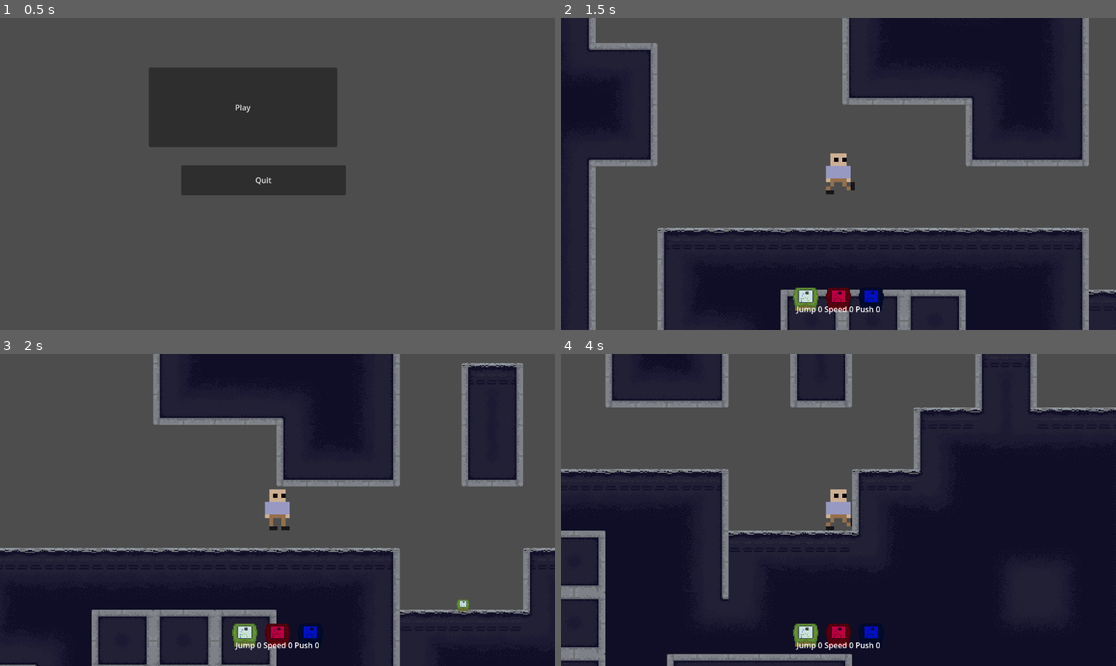
Above: before the commit, frames 1-4 (two rows, left to right).
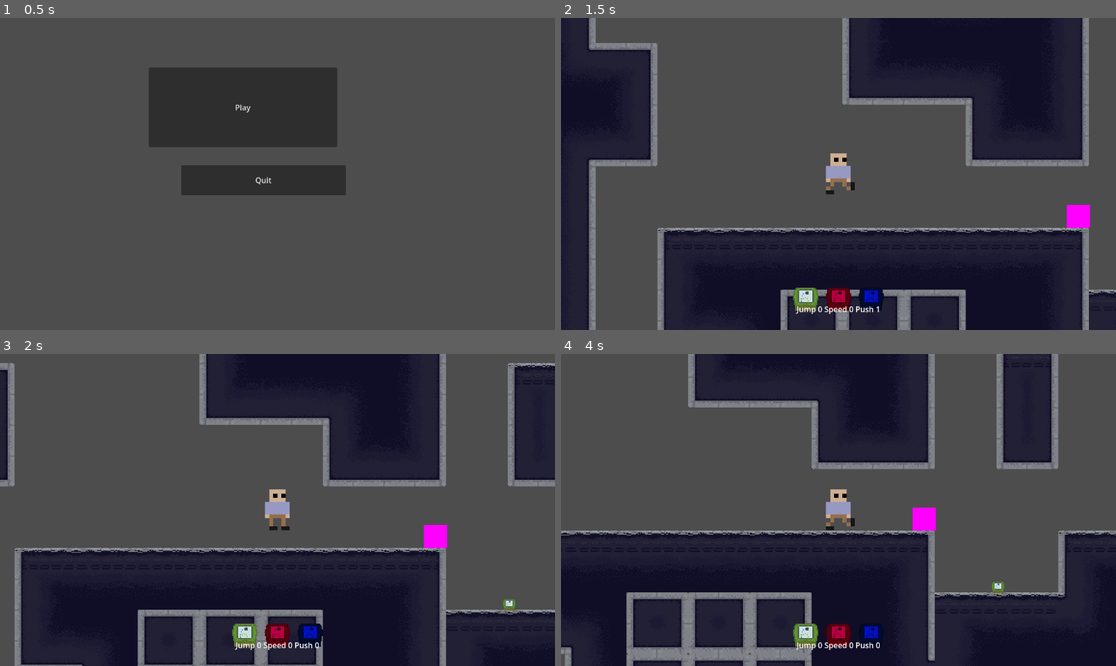
Above: after the commit, the same moments.

Repository: VehvilainenPooki/ModeGame
Game: Godot game, scene res://Main.tscn
Two runs of this game, one before a commit and one after it. Both use one fixed random seed, a clock stepped at 60 frames per second and the inputs below.
Inputs:
- Up to frame 1 (0.5 s): no input
- Up to frame 2 (1.5 s): click "Play" at 0.5 s; tap Enter (ui_accept) at 1.25 s; hold Right (ui_right) from 1.28 s (still down); hold 2 (MODE_SPEED) from 1.28 s (still down)
- Up to frame 3 (2 s): keep holding Right (ui_right); keep holding 2 (MODE_SPEED); tap 1 (MODE_JUMP) at 1.52, 1.82 s; tap 3 (MODE_PUSH, bound only after the commit) at 1.55 s
- Up to frame 4 (4 s): release 2 (MODE_SPEED) at 2.03 s; tap 3 (MODE_PUSH, bound only after the commit) at 2.1, 3.8 s; tap 1 (MODE_JUMP) at 2.27, 2.3, 2.57, 3.77 s; release Right (ui_right) at 2.78 s; hold Left (ui_left) 2.78-3.53 s; hold 1 (MODE_JUMP) 2.78-3.53 s; tap 2 (MODE_SPEED) at 3.05, 3.6 s; hold Right (ui_right) from 3.53 s (still down)

Frame 1 is identical in both runs. In frame 2, 0.3% of the frame differs, in the area x 56-96%, y 59-95%; in frame 3, 24%; in frame 4, 45%, in the area x 0-100%, y 0-100%.
Error after the commit: Parse Error: Unexpected "Identifier" in class body. (res://Objects/Crate/Crate.gd:6)

Commit message:
Aloitettu työntämisen tekeminen

Diff:
--- a/Levels/Level1.tscn
+++ b/Levels/Level1.tscn
@@ -1,10 +1,11 @@
-[gd_scene load_steps=8 format=3 uid="uid://cc1ju7beuva6v"]
+[gd_scene load_steps=9 format=3 uid="uid://cc1ju7beuva6v"]
 
 [ext_resource type="Script" path="res://Levels/Level1.gd" id="1_4l0r6"]
 [ext_resource type="PackedScene" uid="uid://cwodsiytl05fq" path="res://Player/Player.tscn" id="1_hfe7p"]
 [ext_resource type="Texture2D" uid="uid://cycq3u8djsjeh" path="res://Assets/World/Lab1/Laboratory1_1FullSheet.png" id="2_v6msj"]
 [ext_resource type="PackedScene" uid="uid://cq7x60hccgp6l" path="res://Objects/Cartridges/Cartridge.tscn" id="4_8hcgt"]
 [ext_resource type="PackedScene" uid="uid://btrsok1jmua1q" path="res://Player/ToolBar.tscn" id="5_pubs2"]
+[ext_resource type="PackedScene" uid="uid://c7xraoaqw8v8s" path="res://Objects/Crate/Crate.tscn" id="6_3cecp"]
 
 [sub_resource type="TileSetAtlasSource" id="TileSetAtlasSource_racw3"]
 texture = ExtResource("2_v6msj")
@@ -264,3 +265,6 @@
 
 [node name="ToolBar" parent="." node_paths=PackedStringArray("player") instance=ExtResource("5_pubs2")]
 player = NodePath("../Player")
+
+[node name="Crate" parent="." instance=ExtResource("6_3cecp")]
+position = Vector2(1064, 402)
--- /dev/null
+++ b/Objects/Crate/Crate.gd
@@ -0,0 +1,25 @@
+extends RigidBody2D
+class_name Crate
+
+var player: Player
+var moving: bool
+enum MODES {DEFAULT, JUMP, PUSH, SPEED}
+can_sleep = false
+# Called when the node enters the scene tree for the first time.
+func _ready():
+	moving = false
+
+func _on_area_2d_body_entered(body):
+	if body is Player and body.pushing:
+		player = body
+		moving = true
+
+func _on_area_2d_body_exited(body):
+	if body is Player:
+		moving = false
+
+
+func _integrate_forces(state):
+	if moving:
+		print("jou")
+		state.apply_force(Vector2(1000,-10))
--- /dev/null
+++ b/Objects/Crate/Crate.tscn
@@ -0,0 +1,29 @@
+[gd_scene load_steps=5 format=3 uid="uid://c7xraoaqw8v8s"]
+
+[ext_resource type="Script" path="res://Objects/Crate/Crate.gd" id="1_ll01p"]
+
+[sub_resource type="PlaceholderTexture2D" id="PlaceholderTexture2D_6nm75"]
+
+[sub_resource type="RectangleShape2D" id="RectangleShape2D_v2jrf"]
+size = Vector2(48, 48)
+
+[sub_resource type="RectangleShape2D" id="RectangleShape2D_cyhwk"]
+size = Vector2(54, 52)
+
+[node name="Crate" type="RigidBody2D"]
+script = ExtResource("1_ll01p")
+
+[node name="Sprite2D" type="Sprite2D" parent="."]
+scale = Vector2(48, 48)
+texture = SubResource("PlaceholderTexture2D_6nm75")
+
+[node name="CollisionShape2D" type="CollisionShape2D" parent="."]
+shape = SubResource("RectangleShape2D_v2jrf")
+
+[node name="Area2D" type="Area2D" parent="."]
+
+[node name="CollisionShape2D" type="CollisionShape2D" parent="Area2D"]
+shape = SubResource("RectangleShape2D_cyhwk")
+
+[connection signal="body_entered" from="Area2D" to="." method="_on_area_2d_body_entered"]
+[connection signal="body_exited" from="Area2D" to="." method="_on_area_2d_body_exited"]
--- a/Player/Player.gd
+++ b/Player/Player.gd
@@ -5,6 +5,7 @@
 
 var SPEED = 300.0
 var JUMP_VELOCITY = -400.0
+var pushing = false
 
 
 # Eri modet enumina
@@ -12,7 +13,7 @@
 var mode: MODES = MODES.DEFAULT
 
 # Kasettien määrät
-var cartridges_dict = {MODES.JUMP: 0, MODES.PUSH: 0, MODES.SPEED: 1}
+var cartridges_dict = {MODES.JUMP: 0, MODES.PUSH: 1, MODES.SPEED: 1}
 
 
 # Get the gravity from the project settings to be synced with RigidBody nodes.
@@ -54,6 +55,9 @@
 	elif event.is_action_pressed("MODE_SPEED") && cartridges_dict[MODES.SPEED] > 0:
 		removeCartridge(MODES.SPEED)
 		changeMode(MODES.SPEED)
+	elif event.is_action_pressed("MODE_PUSH") && cartridges_dict[MODES.PUSH] > 0:
+		removeCartridge(MODES.PUSH)
+		changeMode(MODES.PUSH)
 
 func changeMode(mode: MODES):
 	match mode:
@@ -61,14 +65,22 @@
 			mode = MODES.DEFAULT
 			SPEED = 300.0
 			JUMP_VELOCITY = -400.0
+			pushing = false
 		MODES.JUMP:
 			mode = MODES.JUMP
 			SPEED = 300.0
 			JUMP_VELOCITY = -800.0
+			pushing = false
 		MODES.SPEED:
 			mode = MODES.SPEED
 			SPEED = 600.0
 			JUMP_VELOCITY = -400.0
+			pushing = false
+		MODES.PUSH:
+			mode = MODES.PUSH
+			SPEED = 300.0
+			JUMP_VELOCITY = -400.0
+			pushing = true
 		_:
 			mode = MODES.DEFAULT
 			SPEED = 300.0
--- a/project.godot
+++ b/project.godot
@@ -32,6 +32,16 @@
 "events": [Object(InputEventKey,"resource_local_to_scene":false,"resource_name":"","device":-1,"window_id":0,"alt_pressed":false,"shift_pressed":false,"ctrl_pressed":false,"meta_pressed":false,"pressed":false,"keycode":0,"physical_keycode":50,"key_label":0,"unicode":50,"echo":false,"script":null)
 ]
 }
+MODE_PUSH={
+"deadzone": 0.5,
+"events": [Object(InputEventKey,"resource_local_to_scene":false,"resource_name":"","device":-1,"window_id":0,"alt_pressed":false,"shift_pressed":false,"ctrl_pressed":false,"meta_pressed":false,"pressed":false,"keycode":0,"physical_keycode":51,"key_label":0,"unicode":51,"echo":false,"script":null)
+]
+}
+Interact={
+"deadzone": 0.5,
+"events": [Object(InputEventKey,"resource_local_to_scene":false,"resource_name":"","device":-1,"window_id":0,"alt_pressed":false,"shift_pressed":false,"ctrl_pressed":false,"meta_pressed":false,"pressed":false,"keycode":0,"physical_keycode":69,"key_label":0,"unicode":101,"echo":false,"script":null)
+]
+}
 
 [rendering]
 
